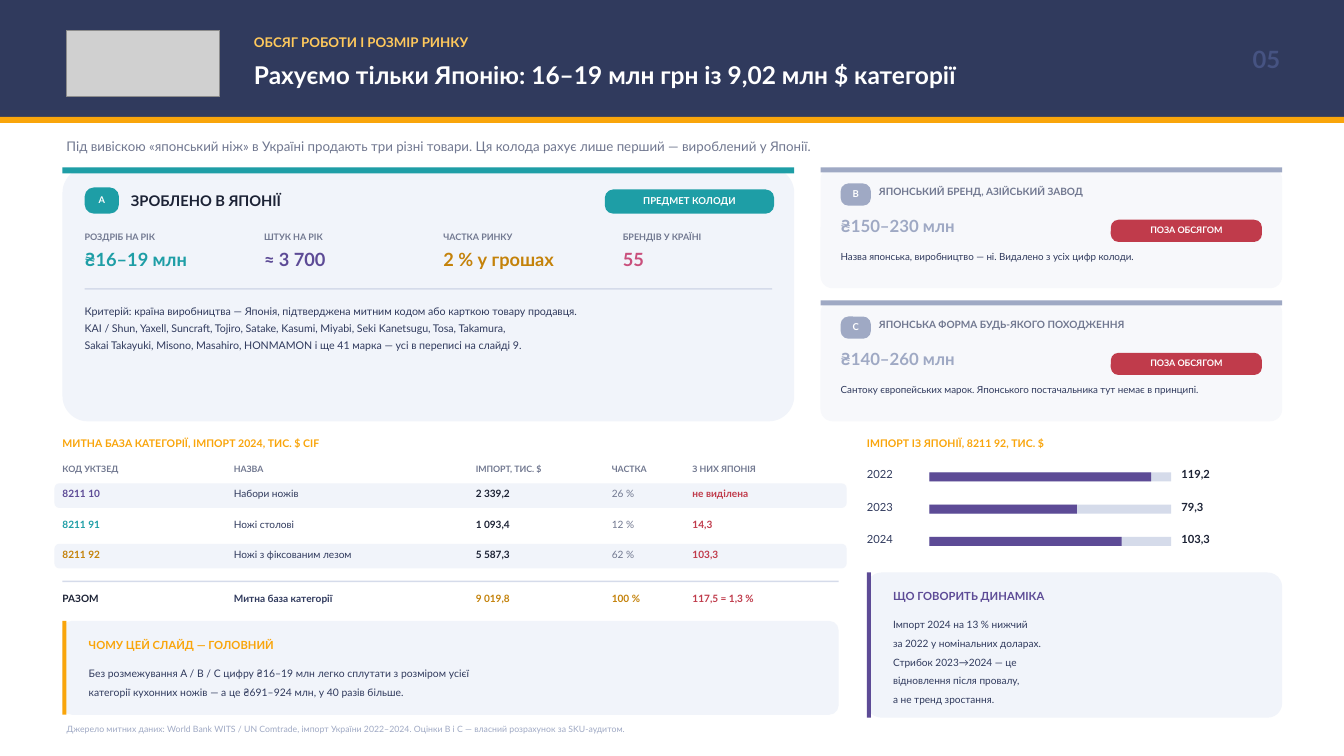
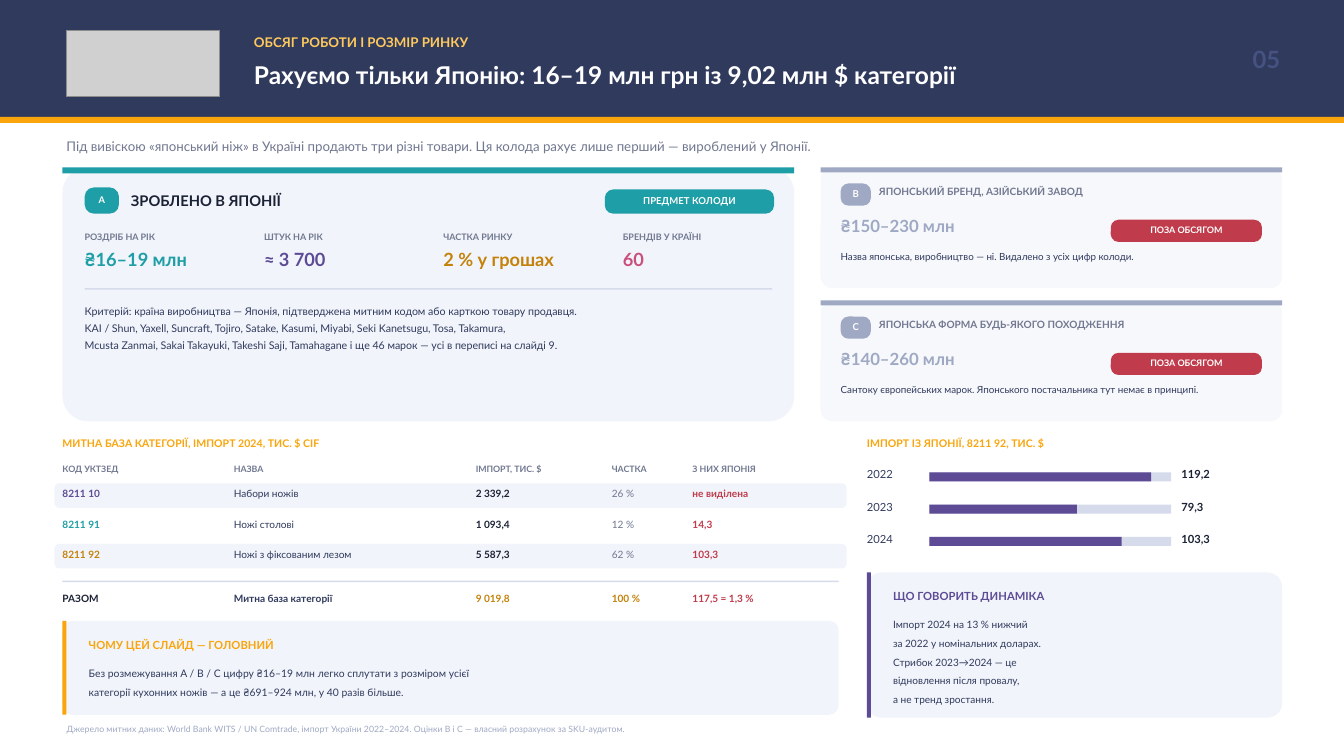
Before and after one commit to IllyaChaplygin/Chaplygin-Illya, a slide deck: slide 5 of Japanese_Knives_Ukraine_Market_Research.pptx. Drawn at 1344x756 pixels with LibreOffice and Linux fonts; fonts in the diff are those of the drawing; grey boxes stand for pictures. Boxes give left, top, right and bottom in pixels: in the first picture for what was removed or moved away, otherwise in the second. Text is boxed around its words. In the diff, an @@ line names an element or a change of style, - is before the commit and + after.

```diff
--- a/Japanese_Knives_Ukraine_Market_Research.pptx
+++ b/Japanese_Knives_Ukraine_Market_Research.pptx
@@ text at (623,252,644,266): text changed @@
-55
+60
@@ text at (85,341,558,351): text changed @@
-Sakai Takayuki, Misono, Masahiro, HONMAMON і ще 41 марка — усі в переписі на слайді 9.
+Mcusta Zanmai, Sakai Takayuki, Takeshi Saji, Tamahagane і ще 46 марок — усі в переписі на слайді 9.
```
Also in this commit, not shown: 6 other slides changed.
